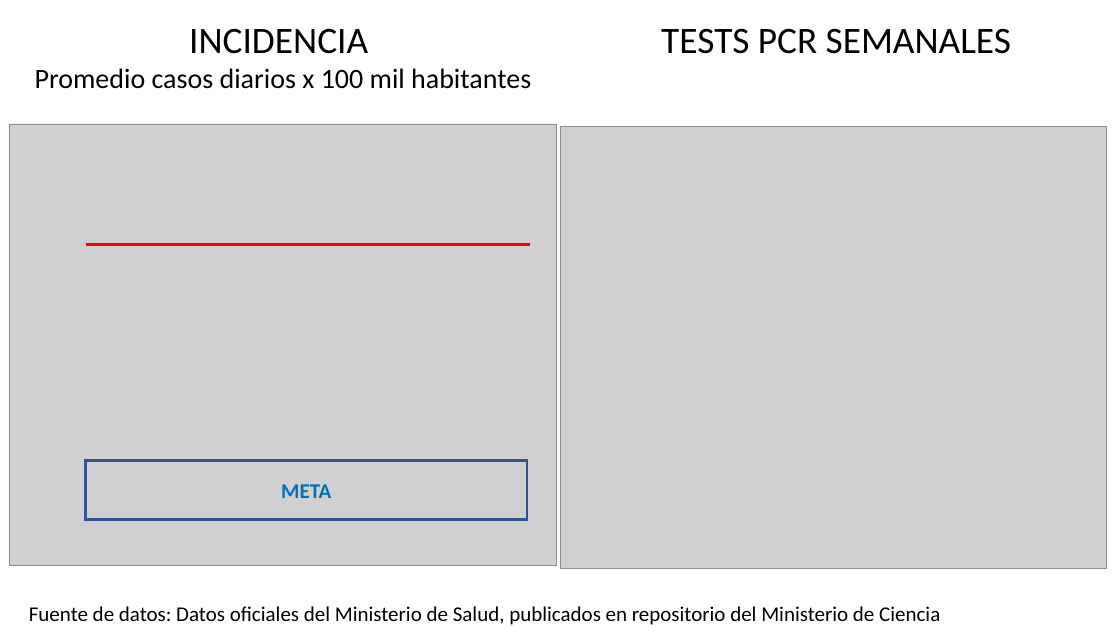
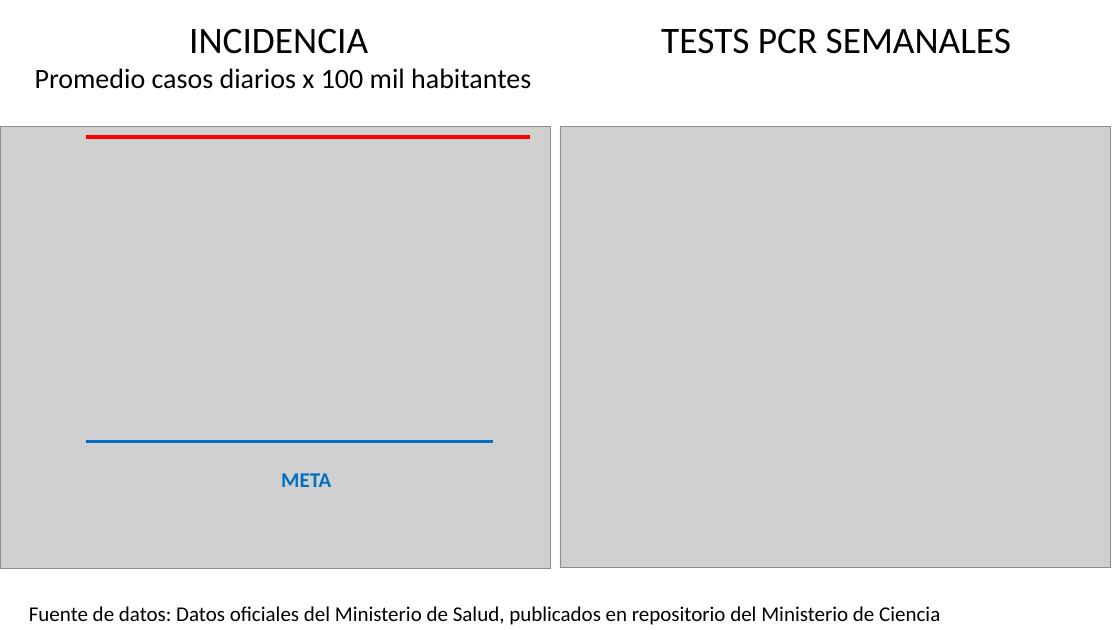
Before and after one commit to dataCovid19CL/capsulasSemanales, a slide deck: slide 12 of DATOS COVID Chile 2021 09 11.pptx. Drawn at 1120x630 pixels with LibreOffice and Linux fonts; fonts in the diff are those of the drawing; grey boxes stand for pictures. Boxes give left, top, right and bottom in pixels: in the first picture for what was removed or moved away, otherwise in the second. Text is boxed around its words. In the diff, an @@ line names an element or a change of style, - is before the commit and + after.

```diff
--- a/DATOS COVID Chile 2021 09 11.pptx
+++ b/DATOS COVID Chile 2021 09 11.pptx
@@ picture: place and size @@
-picture at (10, 124, 557, 565)
+picture at (0, 127, 550, 568)
@@ line moved from (86, 245) - (530, 245) to (86, 137) - (530, 137) @@
@@ picture: place and size @@
-picture at (560, 127, 1107, 568)
+picture at (560, 127, 1111, 568)
@@ text "META": place and size @@
-text "META" at (86, 460, 528, 519)
+text "META" at (281, 473, 331, 487)
@@ text "META" at (281, 473, 331, 487): outline #325491 2.25 pt to none @@
@@ line added from (86, 442) to (493, 442), #046FC0 3 pt @@
```
Also in this commit, not shown: 14 other slides changed, 3 other files.
